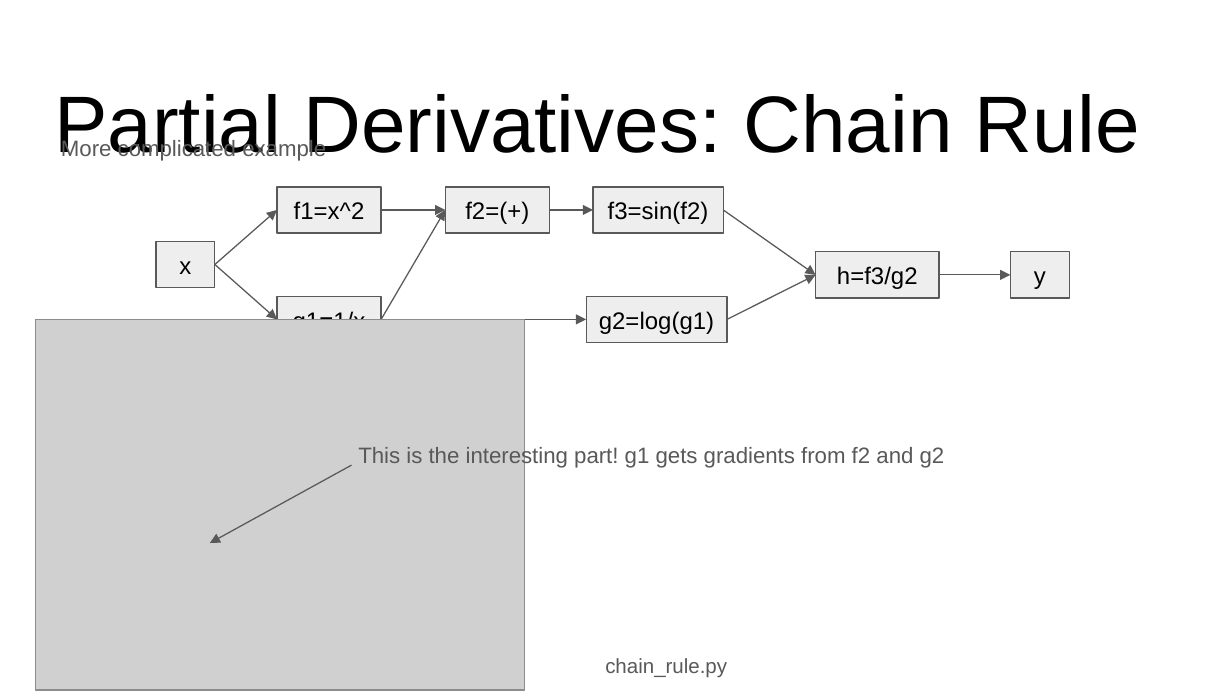
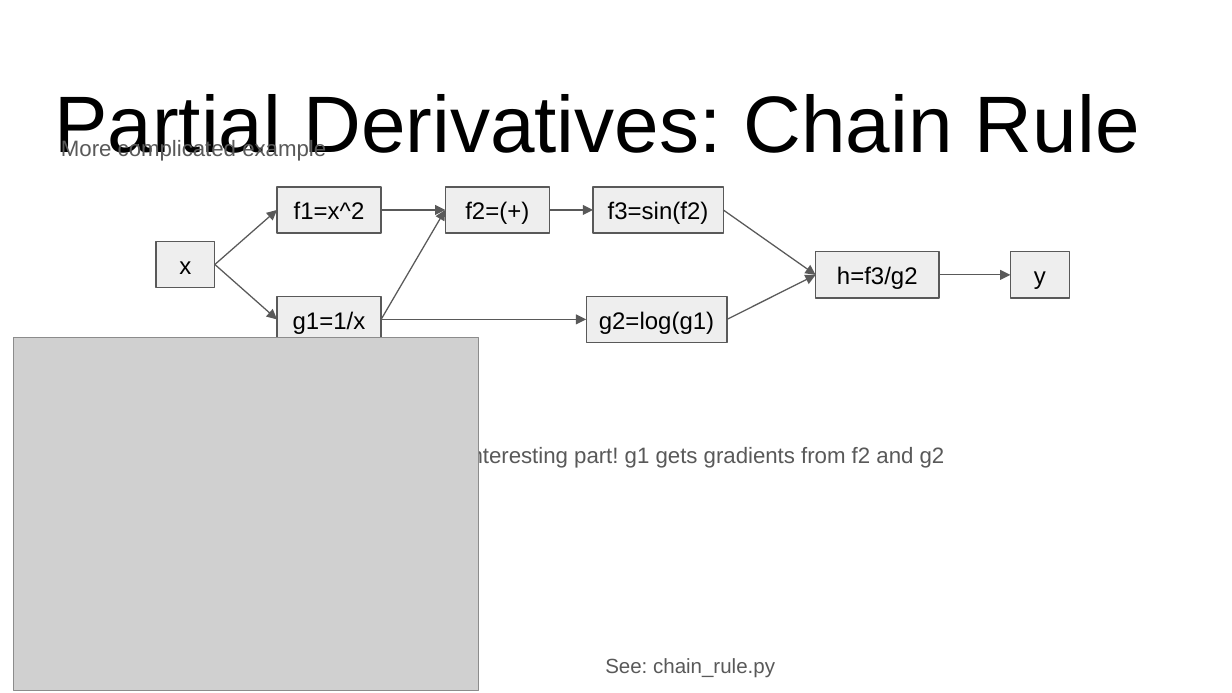
Before and after one commit to ankur6ue/deep-learning-course, a slide deck: slide 14 of Module 1/class_1.3/deep_learning_course_class_1.3.pptx (slide 11 before the commit). Drawn at 1232x693 pixels with LibreOffice and Linux fonts; fonts in the diff are those of the drawing; grey boxes stand for pictures. Boxes give left, top, right and bottom in pixels: in the first picture for what was removed or moved away, otherwise in the second. Text is boxed around its words. In the diff, an @@ line names an element or a change of style, - is before the commit and + after.

```diff
--- a/Module 1/class_1.3/deep_learning_course_class_1.3.pptx
+++ b/Module 1/class_1.3/deep_learning_course_class_1.3.pptx
@@ picture: place and size @@
-picture at [36, 319, 525, 690]
+picture at [14, 338, 479, 690]
@@ arrow removed from (351, 466) to (209, 543) @@
@@ text at [605, 658, 775, 677]: text changed @@
-chain_rule.py
+See: chain_rule.py
```
Also in this commit, not shown: 8 other slides changed, 4 slides added, 1 slide removed, 1 other file.
